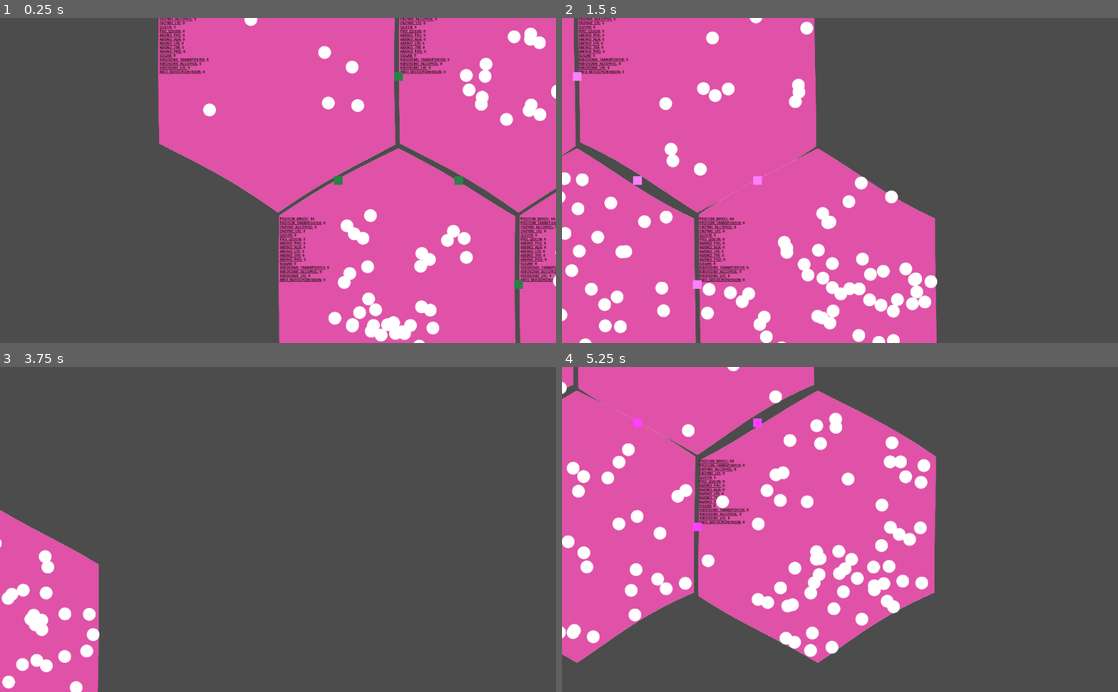
Above: before the commit, frames 1-4 (two rows, left to right).
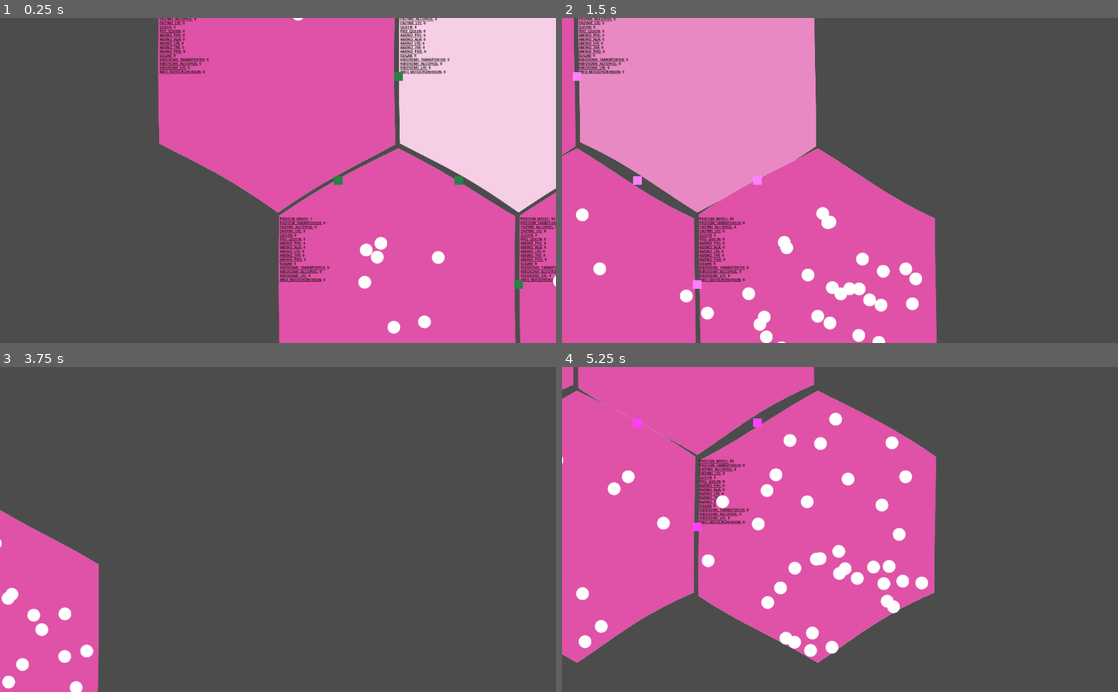
Above: after the commit, the same moments.

Repository: tobyp/hackathon2020
Game: Godot game, scene res://main.tscn
Same seed, same stepped clock (60 frames per second), same inputs: the game is played once before the commit and once after it.
Inputs (mouse positions are in pixels of both pictures, inside the frame that each line leads up to):
- Up to frame 1 (0.25 s): no input
- Up to frame 2 (1.5 s): tap Enter at 0.5 s; move the mouse to (962, 164) at 0.52 s; hold D 0.53-1.25 s; click (962, 164) at 0.67 s; drag from (728, 196) to (812, 245) at 1.27 s
- Up to frame 3 (3.75 s): move the mouse to (333, 458) at 2.02 s; hold D 2.03-2.75 s; drag from (250, 594) to (111, 480) at 2.77 s; tap Space at 3.5 s; move the mouse to (444, 578) at 3.52 s; hold A from 3.53 s (still down)
- Up to frame 4 (5.25 s): release A at 4.25 s; drag from (673, 480) to (756, 448) at 4.27 s; move the mouse to (867, 529) at 5.02 s; hold S from 5.03 s (still down); click (867, 529) at 5.17 s

The runs differ from the first frame. In frame 1, 17% of the frame differs, in the area x 36-100%, y 0-100%; in frame 2, 24%, in the area x 0-68%, y 0-100%; in frame 3, 0.7%; in frame 4, 4.1%.

Commit message:
Use proteins to build biomass

Diff:
--- a/cells/cell.gd
+++ b/cells/cell.gd
@@ -41,6 +41,12 @@
 # Add new particles
 func add_particles(type, count: int = 1):
 	print("Adding %s amount of %s" % [count, type])
+	if type == Globals.ParticleType.PROTEIN_WHITE and biomass < 1.0:
+		var delta_biomass = min(1.0 - biomass, count * Globals.BIOMASS_PER_PROTEIN_WHITE)
+		_set_biomass(biomass + delta_biomass)
+		var delta_biomass_proteins = ceil(delta_biomass / Globals.BIOMASS_PER_PROTEIN_WHITE)
+		print("Using %d proteins for biomass" % [delta_biomass_proteins])
+		count -= delta_biomass_proteins
 	var old_count = particle_counts.get(type, 0)
 	var new_count = old_count + count
 	for i in count:
--- a/globals.gd
+++ b/globals.gd
@@ -21,6 +21,10 @@
 	# Uses the energy of your pc to create sugar, lives in sugar cells
 	ANTI_MITOCHONTRION,
 }
+
+### CONSTANTS
+const BIOMASS_PER_PROTEIN_WHITE = 1.0 / 25.0
+
 
 ### FUNCTIONS
 static func particle_type_get_name(particle: int) -> String:
--- a/main.gd
+++ b/main.gd
@@ -7,7 +7,6 @@
 	cell0.add_particles(Globals.ParticleType.PROTEIN_WHITE, 40)
 	cell0.biomass = 1.0
 	var cell1 = $HexGrid.create_cell(1,0)
-	cell1.biomass = 1.0
 	var cell2 = $HexGrid.create_cell(0,1)
 	cell2.add_particles(Globals.ParticleType.PROTEIN_WHITE, 20)
 	cell2.biomass = 1.0
